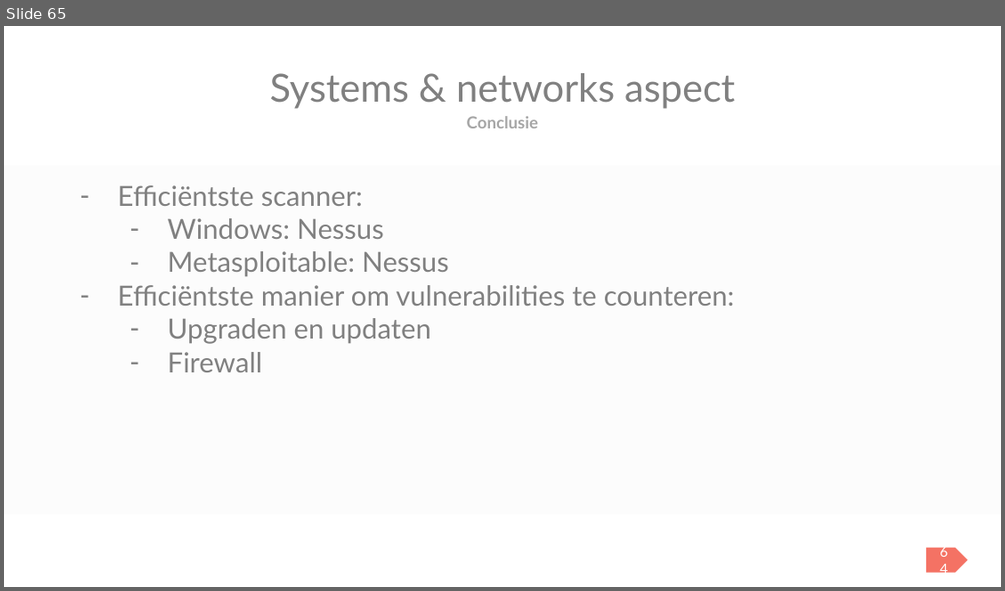
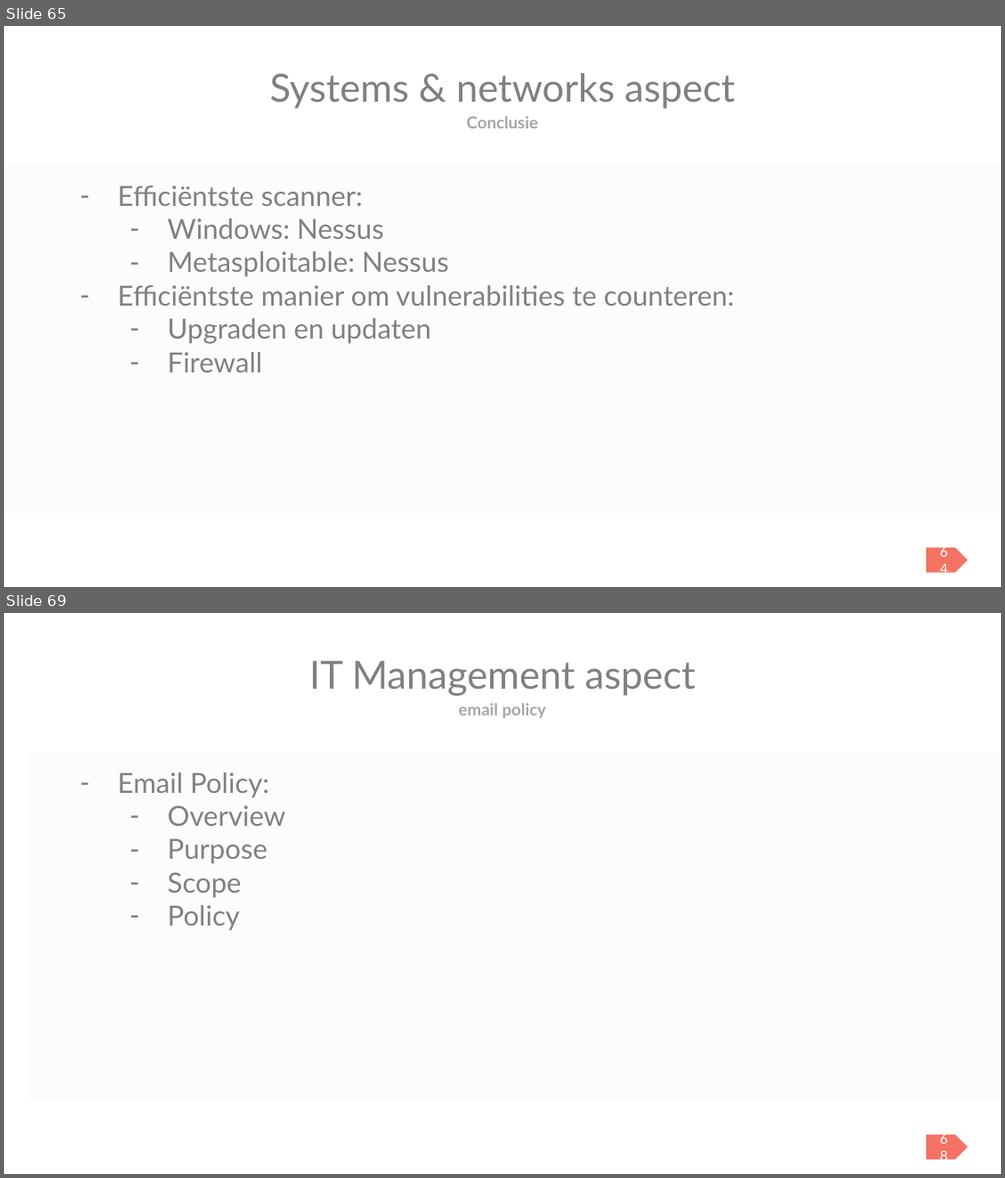
Before and after one commit to BasicSecurityBDSM/project, a slide deck: Basic_Security_PPT.pptx. Shown one above the other, each under a label of ours: slide 65 before the commit, slides 65 and 69 after it; the slides between them are not shown. The pictures are 1005x591 and 1005x1178 pixels, drawn with LibreOffice and Linux fonts; fonts in the diff are those of the drawing. Boxes give left, top, right and bottom in pixels: in the first picture for what was removed or moved away, otherwise in the second. Text is boxed around its words. In the diff, an @@ line names an element or a change of style, - is before the commit and + after.

```diff
--- a/Basic_Security_PPT.pptx
+++ b/Basic_Security_PPT.pptx
@@ slide 69 added at box(4, 613, 1001, 1174), background #FFFFFF @@
@@ title added at box(309, 661, 696, 696), 28 pt, text #808080 @@
+IT Management aspect
@@ text added at box(459, 703, 546, 718), 12 pt, text #A6A6A6, bold @@
+email policy
@@ rectangle added at box(29, 753, 1001, 1102), fill #FCFCFC @@
@@ text added at box(118, 772, 286, 931), 20 pt, text #808080 @@
+  – Email Policy:
+    – Overview
+    – Purpose
+    – Scope
+    – Policy
@@ pentagon arrow added at box(926, 1135, 968, 1159), fill #F47264, 10 pt, text #FFFFFF @@
+68
```
Also in this commit, not shown: 1 slide changed, 4 other slides added.
